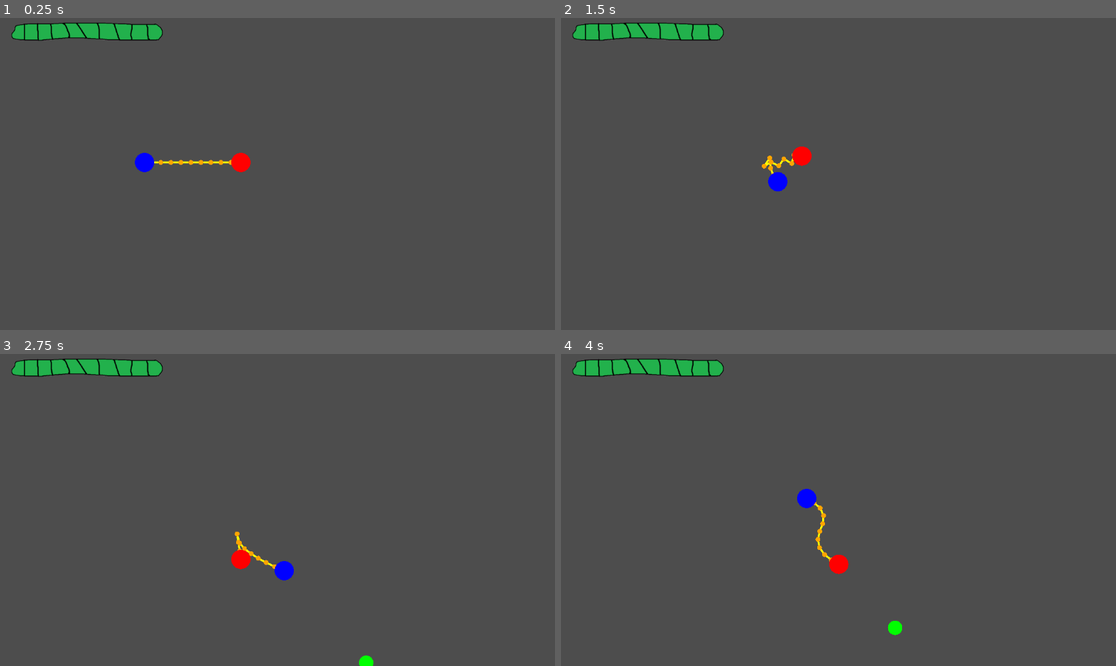
Above: before the commit, frames 1-4 (two rows, left to right).
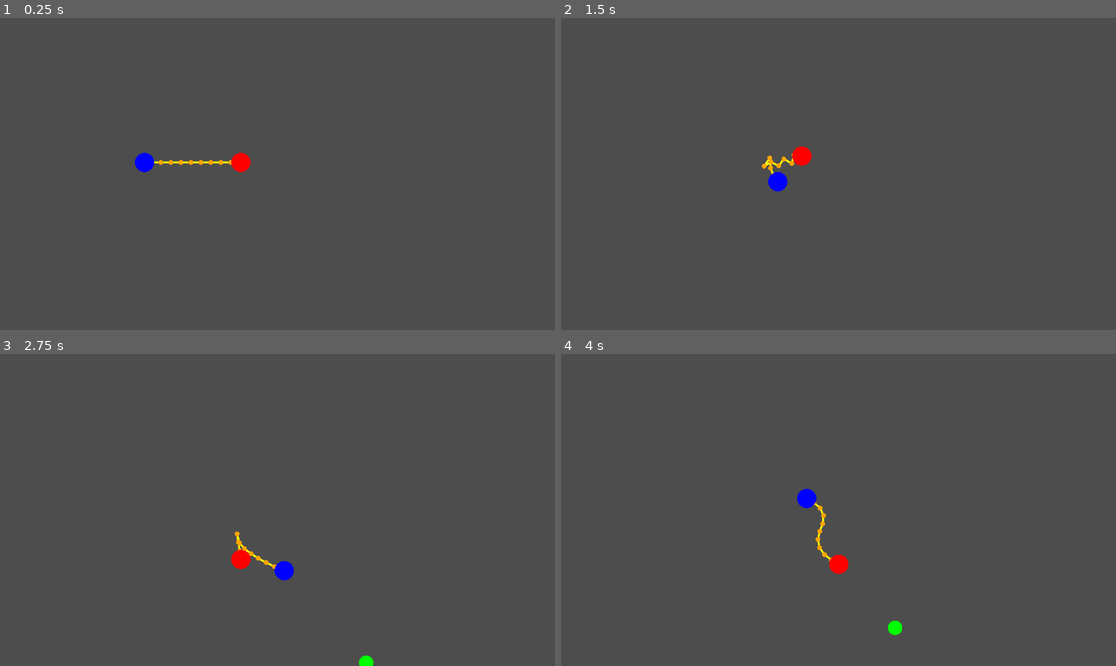
Above: after the commit, the same moments.

Repository: K2bit/PrisonGame
Game: Godot game, scene res://game.tscn
The game is run twice, just before and just after one commit, with the same random seed, the same clock (stepped at 60 frames per second) and the same inputs.
Inputs:
- Up to frame 1 (0.25 s): no input
- Up to frame 2 (1.5 s): tap Enter at 0.5 s; hold D 0.53-1.28 s; hold R 0.53-1.28 s; hold S from 1.28 s (still down); tap I at 1.35 s
- Up to frame 3 (2.75 s): release S at 2.03 s; hold D from 2.03 s (still down); hold K from 2.03 s (still down)
- Up to frame 4 (4 s): release D at 2.78 s; release K at 2.78 s; hold W 2.78-3.53 s; tap J at 2.85 s; hold A from 3.53 s (still down); hold L from 3.53 s (still down)

The runs differ from the first frame. In frame 1, 1.4% of the frame differs, in the area x 2-30%, y 1-8%; in frame 2, 1.4%; in frame 3, 1.4%; in frame 4, 1.4%.

Commit message:
Added: Player Icon next to Health bar

Diff:
--- a/game.tscn
+++ b/game.tscn
@@ -1,10 +1,11 @@
-[gd_scene load_steps=6 format=3 uid="uid://cnpyxis7la3bq"]
+[gd_scene load_steps=7 format=3 uid="uid://cnpyxis7la3bq"]
 
 [ext_resource type="Script" uid="uid://dc62tt1tmkfki" path="res://chain_manager.gd" id="1_e2o6t"]
 [ext_resource type="PackedScene" uid="uid://wmfrlg818b1k" path="res://entities/player/player.tscn" id="2_feb5d"]
 [ext_resource type="Script" uid="uid://csvc81itaisdl" path="res://zombie_spawner.gd" id="3_feb5d"]
 [ext_resource type="PackedScene" uid="uid://bu4h61b55orgt" path="res://entities/zombies/zombie.tscn" id="4_fc0e3"]
 [ext_resource type="Texture2D" uid="uid://ctg2qrxf1exu8" path="res://assets/ui/health-bar/health-bar-100-player-one.png" id="5_7jktm"]
+[ext_resource type="Texture2D" uid="uid://wl6741u3lsqv" path="res://assets/player/prisoner_idle.png" id="6_ryrav"]
 
 [node name="Game" type="Node2D"]
 
@@ -33,10 +34,16 @@
 
 [node name="CanvasLayer" type="CanvasLayer" parent="."]
 
-[node name="HealthBar" type="TextureRect" parent="CanvasLayer"]
-offset_left = 23.0
-offset_top = 6.0
-offset_right = 337.85104
-offset_bottom = 55.0
+[node name="HBoxContainer" type="HBoxContainer" parent="CanvasLayer"]
+offset_right = 200.0
+offset_bottom = 40.0
+
+[node name="HealthBar" type="TextureRect" parent="CanvasLayer/HBoxContainer"]
+layout_mode = 2
 texture = ExtResource("5_7jktm")
 expand_mode = 1
+
+[node name="PlayerIcon" type="TextureRect" parent="CanvasLayer/HBoxContainer"]
+layout_mode = 2
+texture = ExtResource("6_ryrav")
+expand_mode = 1
Binary file changed: assets/player/prisoner_idle.png
Binary file changed: assets/player/prisoner_idle_2.png
